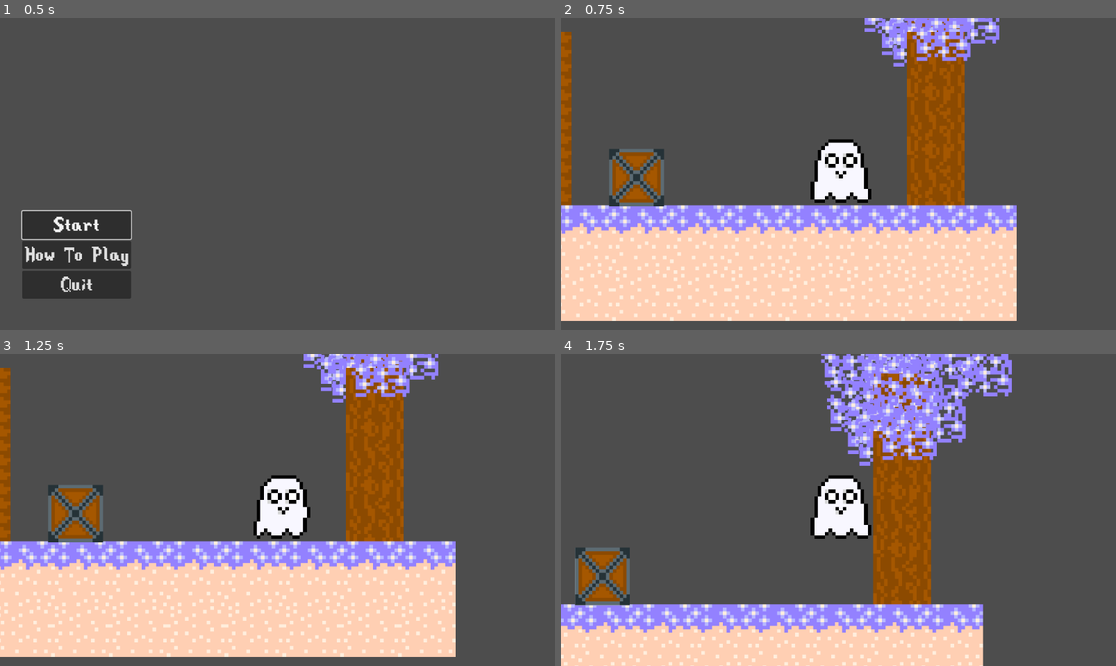
Above: before the commit, frames 1-4 (two rows, left to right).
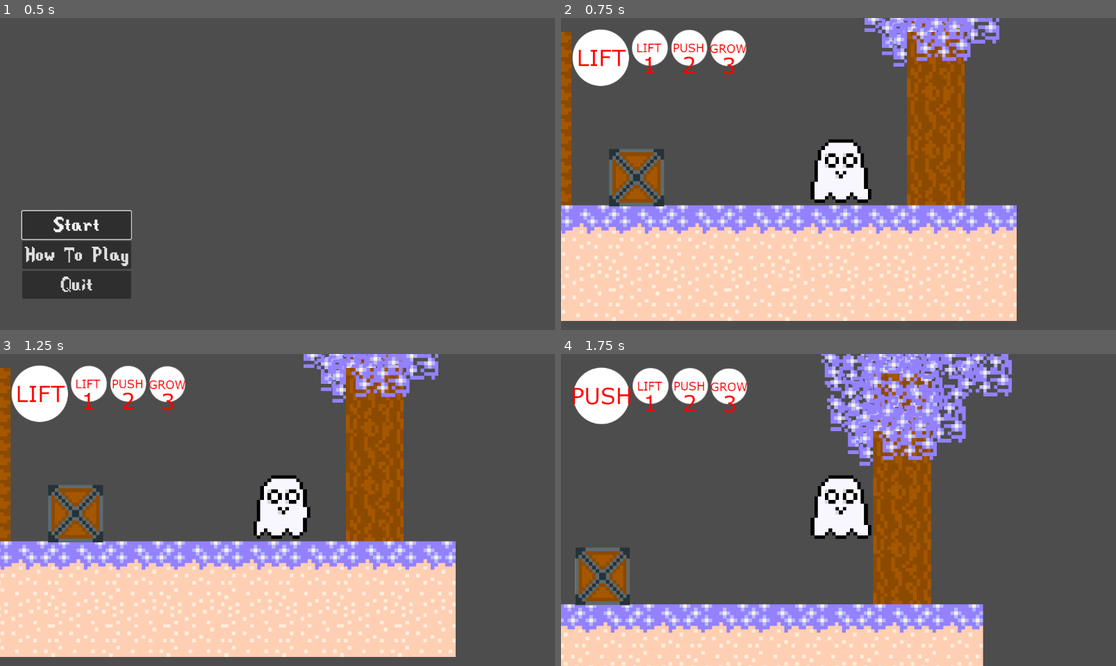
Above: after the commit, the same moments.

Repository: IonelPopJara/Game
Game: Godot game, scene res://Scenes/menu.tscn
Same seed, same stepped clock (60 frames per second), same inputs: the game is played once before the commit and once after it.
Inputs (mouse positions are in pixels of both pictures, inside the frame that each line leads up to):
- Up to frame 1 (0.5 s): no input
- Up to frame 2 (0.75 s): click "Start" at 0.5 s
- Up to frame 3 (1.25 s): no input
- Up to frame 4 (1.75 s): tap Enter at 1.25 s; move the mouse to (960, 494) at 1.27 s; hold D (move_right) from 1.28 s (still down); tap 1 (whisper_1) at 1.35 s; tap Space (jump) at 1.52 s; tap 2 (whisper_2) at 1.55 s

Frame 1 is identical in both runs. In frame 2, 3.4% of the frame differs, in the area x 2-34%, y 3-22%; in frame 3, 3.4%; in frame 4, 3.4%, in the area x 2-34%, y 4-23%.

Commit message:
Add whisper switching ui (hopefully)

Diff:
--- /dev/null
+++ b/Scenes/Camera2D.gd
@@ -0,0 +1,23 @@
+extends Camera2D
+
+
+# Called when the node enters the scene tree for the first time.
+func _ready():
+	$Skill2.scale.y = 0
+	$Skill3.scale.y = 0
+
+
+# Called every frame. 'delta' is the elapsed time since the previous frame.
+func _process(delta):
+	if Input.is_action_just_pressed("whisper_1"):
+		$Skill1.scale.y = 1
+		$Skill2.scale.y = 0
+		$Skill3.scale.y = 0
+	if Input.is_action_just_pressed("whisper_2"):
+		$Skill1.scale.y = 0
+		$Skill2.scale.y = 1
+		$Skill3.scale.y = 0
+	if Input.is_action_just_pressed("whisper_3"):
+		$Skill1.scale.y = 0
+		$Skill2.scale.y = 0
+		$Skill3.scale.y = 1
--- a/Scenes/Player.tscn
+++ b/Scenes/Player.tscn
@@ -1,8 +1,12 @@
-[gd_scene load_steps=9 format=3 uid="uid://c4w1ktg8blxt6"]
+[gd_scene load_steps=13 format=3 uid="uid://c4w1ktg8blxt6"]
 
 [ext_resource type="Script" path="res://Scenes/CharacterBody2D.gd" id="1_rkpo7"]
 [ext_resource type="Texture2D" uid="uid://j16w8iyg54px" path="res://Sprites/ghost-spritesheet.png" id="2_eujfl"]
+[ext_resource type="Script" path="res://Scenes/Camera2D.gd" id="3_js3no"]
 [ext_resource type="PackedScene" uid="uid://d07a3jnhre3n2" path="res://Scenes/whisper_gun.tscn" id="3_vnob7"]
+[ext_resource type="Texture2D" uid="uid://bwppug44tecuv" path="res://Sprites/skill2.png" id="5_auat7"]
+[ext_resource type="Texture2D" uid="uid://uvlkd64a47e0" path="res://Sprites/skill1.png" id="5_ufhqs"]
+[ext_resource type="Texture2D" uid="uid://bcblanbpok8x0" path="res://Sprites/skill3.png" id="6_uvjqq"]
 
 [sub_resource type="RectangleShape2D" id="RectangleShape2D_wwbbs"]
 size = Vector2(179, 196.5)
@@ -76,6 +80,19 @@
 [node name="Camera2D" type="Camera2D" parent="."]
 position = Vector2(-2, 3)
 zoom = Vector2(0.75, 0.75)
+script = ExtResource("3_js3no")
+
+[node name="Skill1" type="Sprite2D" parent="Camera2D"]
+position = Vector2(-507, -325)
+texture = ExtResource("5_ufhqs")
+
+[node name="Skill2" type="Sprite2D" parent="Camera2D"]
+position = Vector2(-505, -319)
+texture = ExtResource("5_auat7")
+
+[node name="Skill3" type="Sprite2D" parent="Camera2D"]
+position = Vector2(-503, -326)
+texture = ExtResource("6_uvjqq")
 
 [node name="Whisper Gun" parent="." instance=ExtResource("3_vnob7")]
 
--- /dev/null
+++ b/Scenes/Skill1.gd
@@ -0,0 +1,10 @@
+extends Sprite2D
+
+
+# Called when the node enters the scene tree for the first time.
+func _ready():
+
+
+# Called every frame. 'delta' is the elapsed time since the previous frame.
+func _process(delta):
+	pass
Not shown: 1 places in Scenes/main.tscn that only renumber resources
Binary file added: Sprites/skill1.png
Not shown, added: Sprites/skill1.png.import
Binary file added: Sprites/skill2.png
Not shown, added: Sprites/skill2.png.import
Binary file added: Sprites/skill3.png
Not shown, added: Sprites/skill3.png.import
